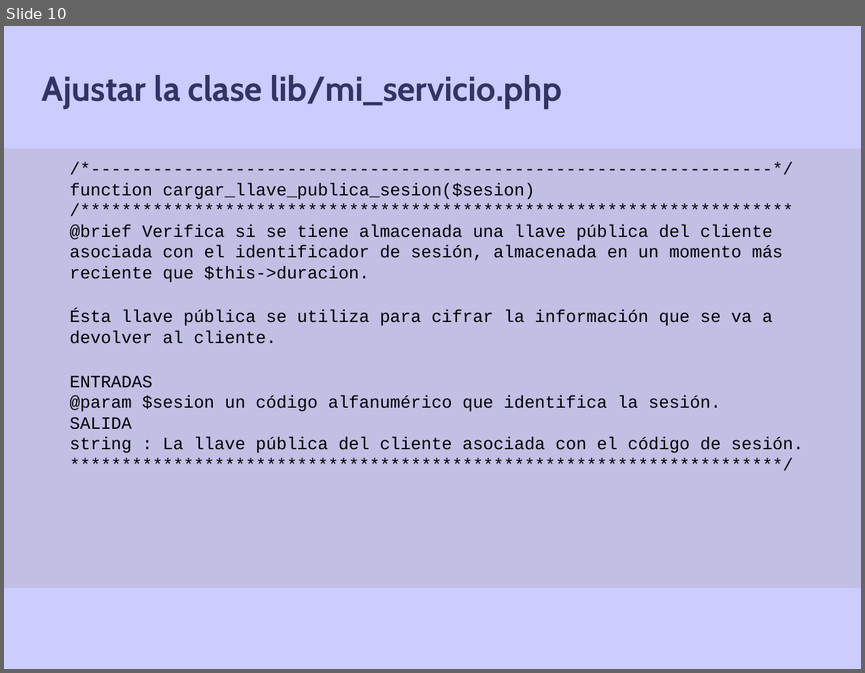
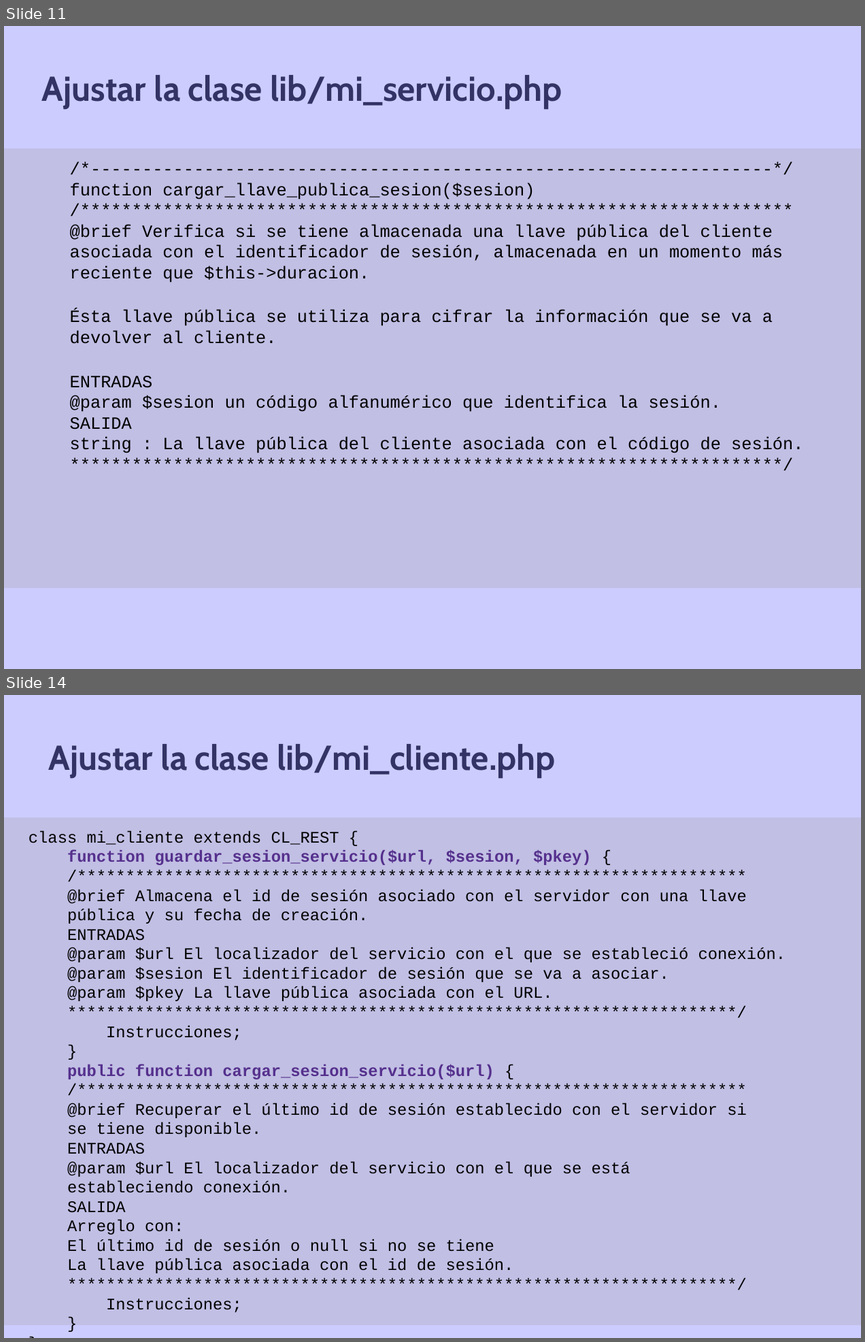
Before and after one commit to gramo44/Simple-SecREST, a slide deck: 2021.10.20-Tutorial_Simple-SecREST.odp. Shown one above the other, each under a label of ours: slide 10 before the commit, slides 11 and 14 after it; the slides between them are not shown. The pictures are 865x673 and 865x1342 pixels, drawn with LibreOffice and Linux fonts; fonts in the diff are those of the drawing; background and template pictures are left out. Boxes give left, top, right and bottom in pixels: in the first picture for what was removed or moved away, otherwise in the second. Text is boxed around its words. In the diff, an @@ line names an element or a change of style, - is before the commit and + after.

Commit message:
Tutorial update
Added the client implementation description

```diff
--- a/2021.10.20-Tutorial_Simple-SecREST.odp
+++ b/2021.10.20-Tutorial_Simple-SecREST.odp
@@ slide 14 added at box(4, 695, 861, 1338), background picture (left out) @@
@@ title added at box(49, 744, 555, 777), 32 pt, text #333366, bold @@
+Ajustar la clase lib/mi_cliente.php
@@ text added at box(4, 817, 861, 1333), fill #B7B3CA at 50% opacity, 15 pt, text #000000 @@
+class mi_cliente extends CL_REST {
+function guardar_sesion_servicio($url, $sesion, $pkey) {
+/*********************************************************************
+@brief Almacena el id de sesión asociado con el servidor con una llave
+pública y su fecha de creación.
+ENTRADAS
+@param $url El localizador del servicio con el que se estableció conexión.
+@param $sesion El identificador de sesión que se va a asociar.
+@param $pkey La llave pública asociada con el URL.
+*********************************************************************/
+Instrucciones;
+}
+public function cargar_sesion_servicio($url) {
+/*********************************************************************
+@brief Recuperar el último id de sesión establecido con el servidor si
+se tiene disponible.
+ENTRADAS
+@param $url El localizador del servicio con el que se está
+estableciendo conexión.
+SALIDA
+Arreglo con:
+El último id de sesión o null si no se tiene
+La llave pública asociada con el id de sesión.
+*********************************************************************/
+Instrucciones;
+}
+}
@@ what was slide 10 is now slide 11 @@
```
Also in this commit, not shown: 5 slides changed, 4 other slides added, 1 other file.
